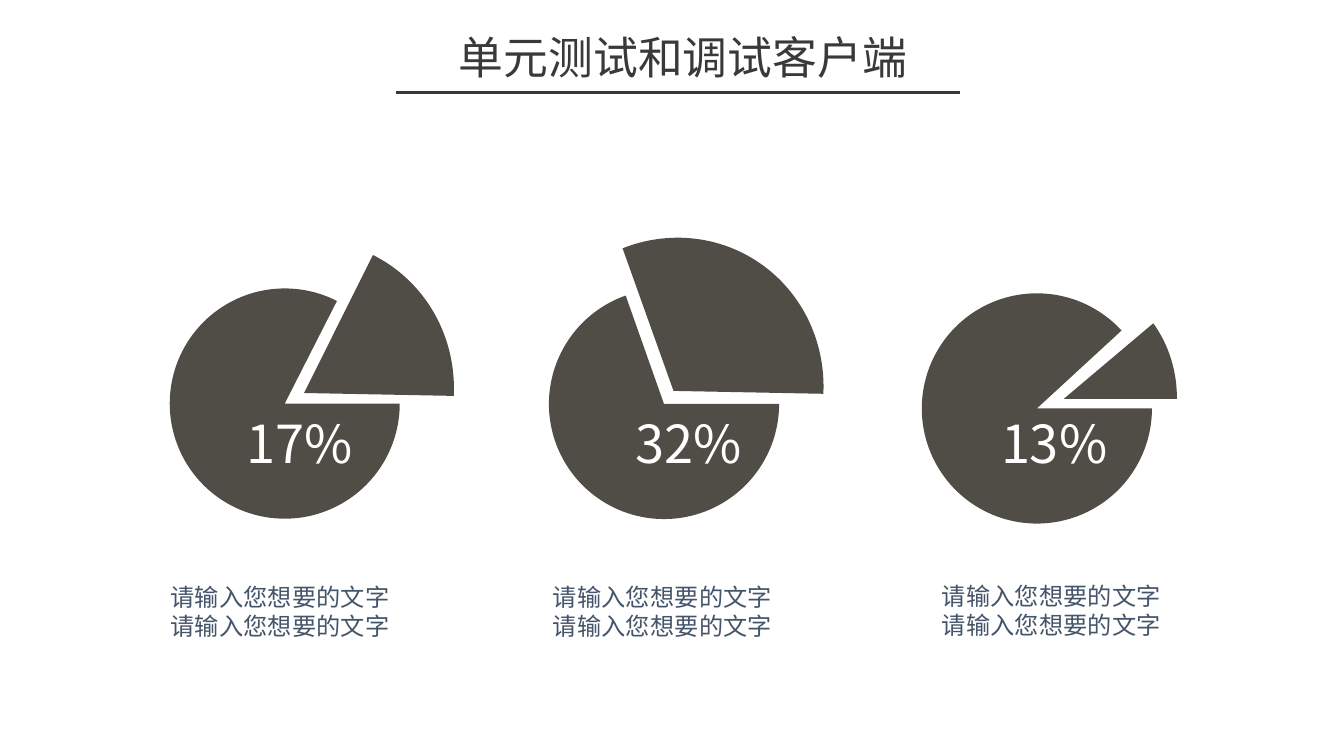
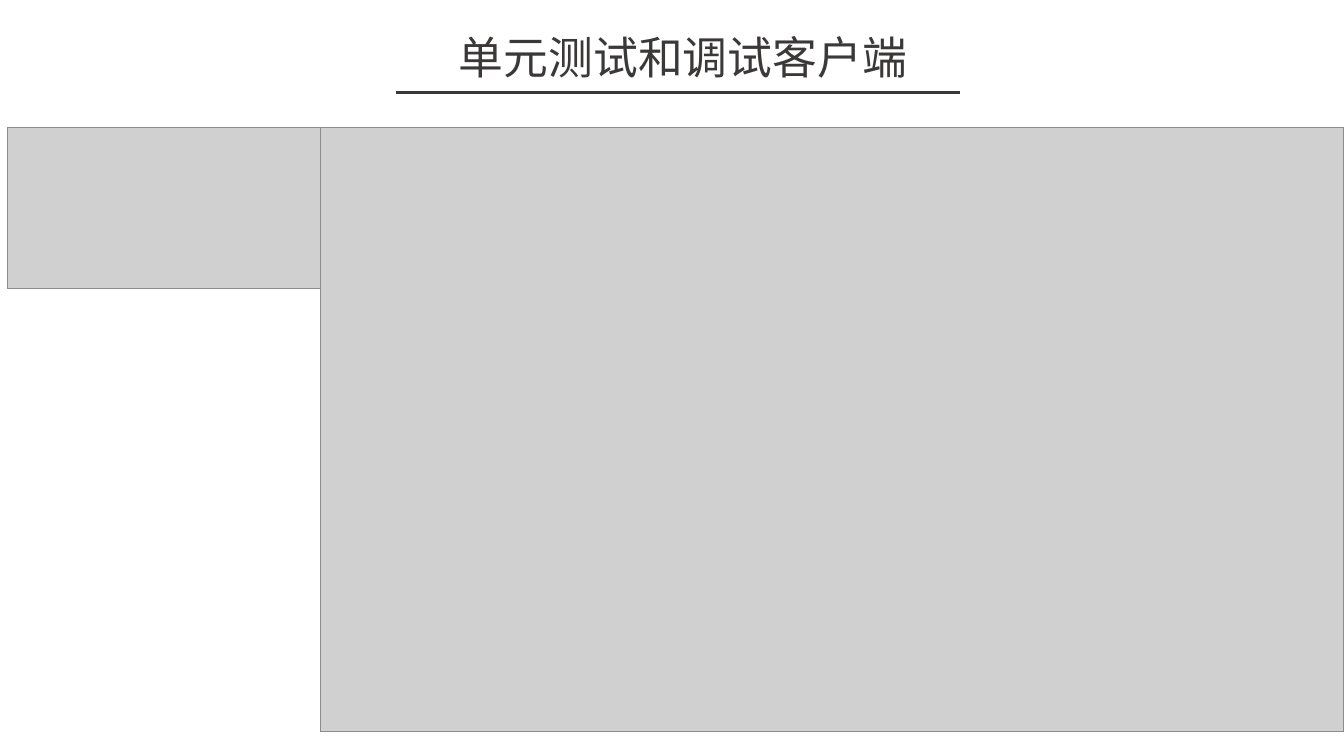
Before and after one commit to xuecat/IngestTask, a slide deck: slide 9 of ingesttask.pptx. Drawn at 1344x756 pixels with LibreOffice and Linux fonts; fonts in the diff are those of the drawing; grey boxes stand for pictures; background and template pictures are left out. Boxes give left, top, right and bottom in pixels: in the first picture for what was removed or moved away, otherwise in the second. Text is boxed around its words. In the diff, an @@ line names an element or a change of style, - is before the commit and + after.

```diff
--- a/ingesttask.pptx
+++ b/ingesttask.pptx
@@ picture added at (7, 127, 320, 288) @@
@@ picture added at (321, 127, 1344, 731) @@
@@ pie slice (boxed as its full ellipse) removed at (103, 188, 506, 597) @@
@@ pie slice (boxed as its full ellipse) removed at (471, 187, 876, 596) @@
@@ pie slice (boxed as its full ellipse) removed at (169, 288, 399, 518) @@
@@ pie slice (boxed as its full ellipse) removed at (549, 289, 779, 519) @@
@@ pie slice (boxed as its full ellipse) removed at (923, 293, 1152, 523) @@
@@ pie slice (boxed as its full ellipse) removed at (942, 270, 1185, 529) @@
@@ text removed at (246, 424, 352, 464) @@
-17%
@@ text removed at (636, 424, 742, 464) @@
-32%
@@ text removed at (1001, 424, 1107, 464) @@
-13%
@@ text removed at (170, 585, 389, 637) @@
-请输入您想要的文字
-请输入您想要的文字
@@ text removed at (553, 585, 772, 637) @@
-请输入您想要的文字
-请输入您想要的文字
@@ text removed at (942, 584, 1161, 636) @@
-请输入您想要的文字
-请输入您想要的文字
```
Also in this commit, not shown: 6 other slides changed, 4 other files.
